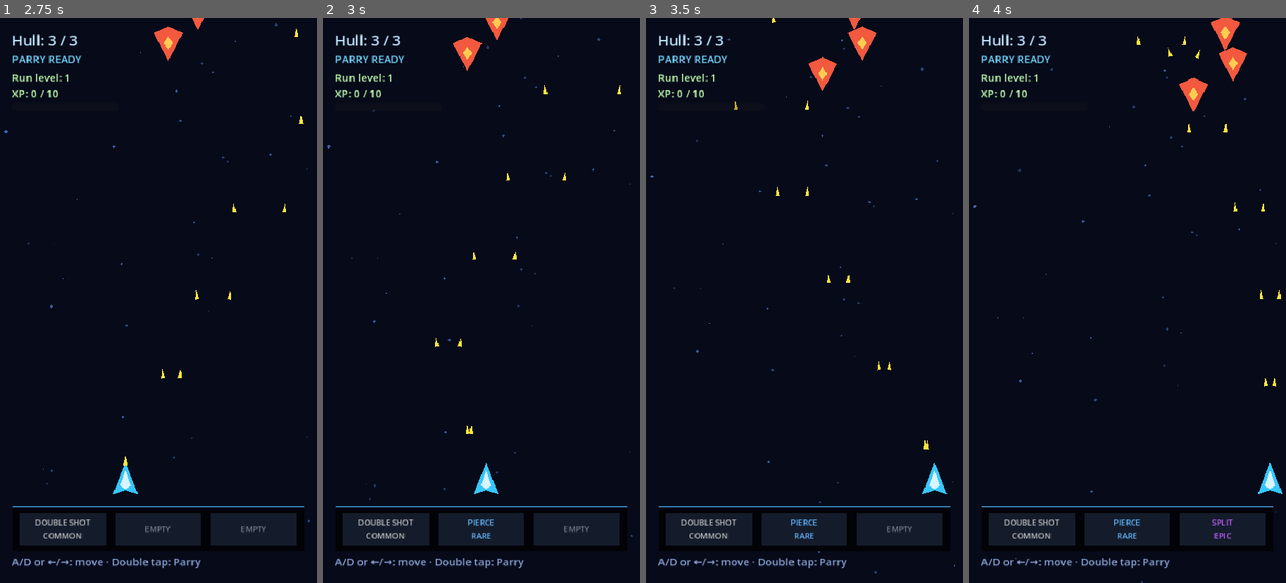
Above: before the commit, frames 1-4 (left to right).
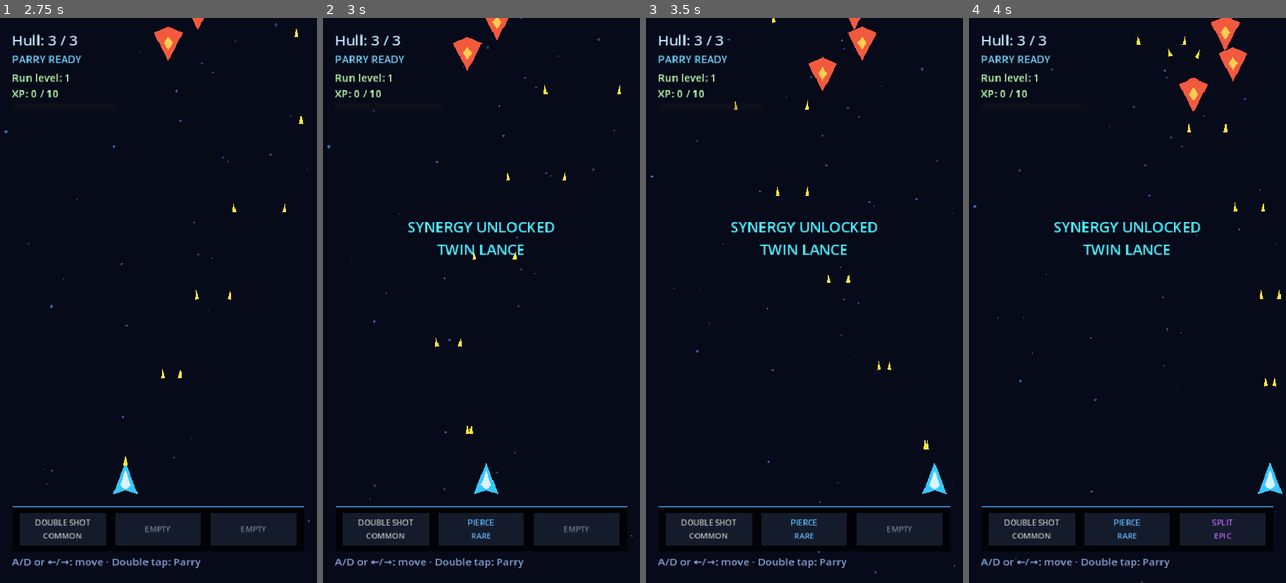
Above: after the commit, the same moments.

Repository: Gonz007/Bullet-Rogue
Game: Godot game, scene res://scenes/MainMenu.tscn
The game is run twice, just before and just after one commit, with the same random seed, the same clock (stepped at 60 frames per second) and the same inputs.
Inputs:
- Up to frame 1 (2.75 s): click "PLAY" at 0.5 s; tap Enter (ui_accept) at 1.25, 1.52, 2.27 s; hold D (move_right) 1.28-2.03 s; tap R at 1.35 s; hold A (move_left) from 2.03 s (still down); tap 1 at 2.1 s
- Up to frame 2 (3 s): release A (move_left) at 2.78 s; hold D (move_right) from 2.78 s (still down); tap 2 at 2.85 s
- Up to frame 3 (3.5 s): keep holding D (move_right)
- Up to frame 4 (4 s): keep holding D (move_right); tap 3 at 3.6 s; tap Enter (ui_accept) at 3.77 s

Frame 1 is identical in both runs. In frame 2, 0.8% of the frame differs, in the area x 26-74%, y 36-42%; in frame 3, 0.8%; in frame 4, 0.8%.

Commit message:
feat: add three-card synergy effects and feedback

Diff:
--- a/scenes/Main.tscn
+++ b/scenes/Main.tscn
@@ -69,6 +69,17 @@
 theme_override_font_sizes/font_size = 22
 text = "Hull: 3 / 3"
 
+[node name="SynergyNotice" type="Label" parent="HUD"]
+visible = false
+offset_left = 40.0
+offset_top = 300.0
+offset_right = 440.0
+offset_bottom = 370.0
+theme_override_colors/font_color = Color(0.3, 0.95, 1, 1)
+theme_override_font_sizes/font_size = 22
+horizontal_alignment = 1
+text = "SYNERGY UNLOCKED"
+
 [node name="HelpLabel" type="Label" parent="HUD" unique_id=314635609]
 offset_left = 18.0
 offset_top = 810.0
--- a/scripts/main.gd
+++ b/scripts/main.gd
@@ -29,6 +29,7 @@
 	card_manager.card_rejected.connect(_on_card_rejected)
 	card_manager.configure(player)
 	drone_formation.configure(player, card_manager)
+	SynergyManager.synergy_unlocked.connect(_on_synergy_unlocked)
 	shop_manager.configure(card_manager)
 	shop_manager.shop_requested.connect(shop_ui.open_shop)
 	shop_ui.configure(card_manager, card_slots_hud)
@@ -103,6 +104,17 @@
 	experience_bar.value = current_experience
 
 
+func _on_synergy_unlocked(synergy: SynergyData) -> void:
+	var notice := $HUD/SynergyNotice
+	notice.text = "SYNERGY UNLOCKED\n%s" % synergy.display_name
+	notice.visible = true
+	notice.modulate.a = 1.0
+	var tween := create_tween()
+	tween.tween_interval(1.5)
+	tween.tween_property(notice, "modulate:a", 0.0, 0.35)
+	tween.tween_callback(func() -> void: notice.visible = false)
+
+
 func _unhandled_input(event: InputEvent) -> void:
 	if not player.is_dead and not shop_ui.visible and event.is_action_pressed("ui_cancel"):
 		pause_menu.open_menu()
--- a/scripts/synergies/strike_drone.gd
+++ b/scripts/synergies/strike_drone.gd
@@ -7,6 +7,7 @@
 var projectile_speed := 720.0
 
 var _elapsed := 0.0
+var _rocket_elapsed := 0.0
 var _card_manager: CardManager
 
 
@@ -22,6 +23,11 @@
 	if _elapsed >= fire_interval and _card_manager != null:
 		_elapsed -= fire_interval
 		_card_manager.spawn_player_projectiles(global_position, [Vector2.UP], projectile_damage, projectile_speed, {"synergy": "strike_drones", "drone_shot": true})
+	if SynergyManager.has_synergy("strike_squadron") and _card_manager != null:
+		_rocket_elapsed += delta
+		if _rocket_elapsed >= 2.2:
+			_rocket_elapsed -= 2.2
+			_card_manager.spawn_player_projectiles(global_position, [Vector2.UP], 3, 420.0, {"rocket": true, "synergy": "strike_squadron", "drone_rocket": true})
 
 
 func _draw() -> void:
--- a/scripts/synergies/synergy_manager.gd
+++ b/scripts/synergies/synergy_manager.gd
@@ -8,7 +8,9 @@
 	preload("res://synergies/ricochet_fan.tres"), preload("res://synergies/cluster_bomb.tres"),
 	preload("res://synergies/mirror_fracture.tres"), preload("res://synergies/counter_bomb.tres"),
 	preload("res://synergies/twin_missiles.tres"), preload("res://synergies/warhead.tres"),
-	preload("res://synergies/retaliation_fan.tres"), preload("res://synergies/pinball.tres")
+	preload("res://synergies/retaliation_fan.tres"), preload("res://synergies/pinball.tres"),
+	preload("res://synergies/strike_squadron.tres"), preload("res://synergies/chain_reaction.tres"),
+	preload("res://synergies/mirror_storm.tres")
 ]
 
 var _active_synergies: Array[SynergyData] = []
@@ -56,6 +58,11 @@
 		var reflected := context["projectile"] as Projectile
 		if reflected != null:
 			card_manager.spawn_player_projectiles(reflected.global_position, [reflected.direction.rotated(-0.22), reflected.direction.rotated(0.22)], reflected.damage_info.amount, reflected.speed, {"mirror_fracture": true})
+	if event_name == "projectile_reflected" and has_synergy("mirror_storm"):
+		var storm_projectile := context["projectile"] as Projectile
+		if storm_projectile != null:
+			storm_projectile.bounces_remaining += 2
+			card_manager.spawn_player_projectiles(storm_projectile.global_position, [storm_projectile.direction.rotated(-0.42), storm_projectile.direction.rotated(0.42)], storm_projectile.damage_info.amount, storm_projectile.speed, {"mirror_storm": true})
 	if event_name == "projectile_hit":
 		var impact_projectile := context["projectile"] as Projectile
 		if impact_projectile == null:
@@ -64,3 +71,5 @@
 			CombatEffect.spawn(impact_projectile.get_tree().current_scene, impact_projectile.global_position, Color(0.35, 0.95, 1.0), 58.0)
 		if has_synergy("cluster_bomb") and impact_projectile.metadata.get("split_generation", 0) > 0:
 			card_manager.spawn_player_projectiles(impact_projectile.global_position, [Vector2.UP.rotated(-0.55), Vector2.UP.rotated(0.55)], 1, impact_projectile.speed * 0.75, {"cluster_fragment": true})
+		if has_synergy("chain_reaction") and impact_projectile.metadata.get("cluster_fragment", false):
+			CombatEffect.spawn(impact_projectile.get_tree().current_scene, impact_projectile.global_position, Color(1.0, 0.3, 0.15), 62.0)
--- /dev/null
+++ b/synergies/chain_reaction.tres
@@ -0,0 +1,9 @@
+[gd_resource type="Resource" script_class="SynergyData" load_steps=2 format=3]
+[ext_resource type="Script" path="res://scripts/synergies/synergy_data.gd" id="1"]
+[resource]
+script = ExtResource("1")
+id = "chain_reaction"
+display_name = "CHAIN REACTION"
+description = "Cluster fragments create a larger secondary detonation."
+required_card_ids = ["split", "combustion", "pierce"]
+effect_type = "chain_explosion"
--- /dev/null
+++ b/synergies/mirror_storm.tres
@@ -0,0 +1,9 @@
+[gd_resource type="Resource" script_class="SynergyData" load_steps=2 format=3]
+[ext_resource type="Script" path="res://scripts/synergies/synergy_data.gd" id="1"]
+[resource]
+script = ExtResource("1")
+id = "mirror_storm"
+display_name = "MIRROR STORM"
+description = "Parries erupt into bouncing mirrored fragments."
+required_card_ids = ["parry_reflector", "counter_shot", "bounce"]
+effect_type = "reflect_storm"
--- /dev/null
+++ b/synergies/strike_squadron.tres
@@ -0,0 +1,9 @@
+[gd_resource type="Resource" script_class="SynergyData" load_steps=2 format=3]
+[ext_resource type="Script" path="res://scripts/synergies/synergy_data.gd" id="1"]
+[resource]
+script = ExtResource("1")
+id = "strike_squadron"
+display_name = "STRIKE SQUADRON"
+description = "Your drone wing periodically launches homing missiles."
+required_card_ids = ["double_shot", "triple_shot", "rocket"]
+effect_type = "drone_missiles"
